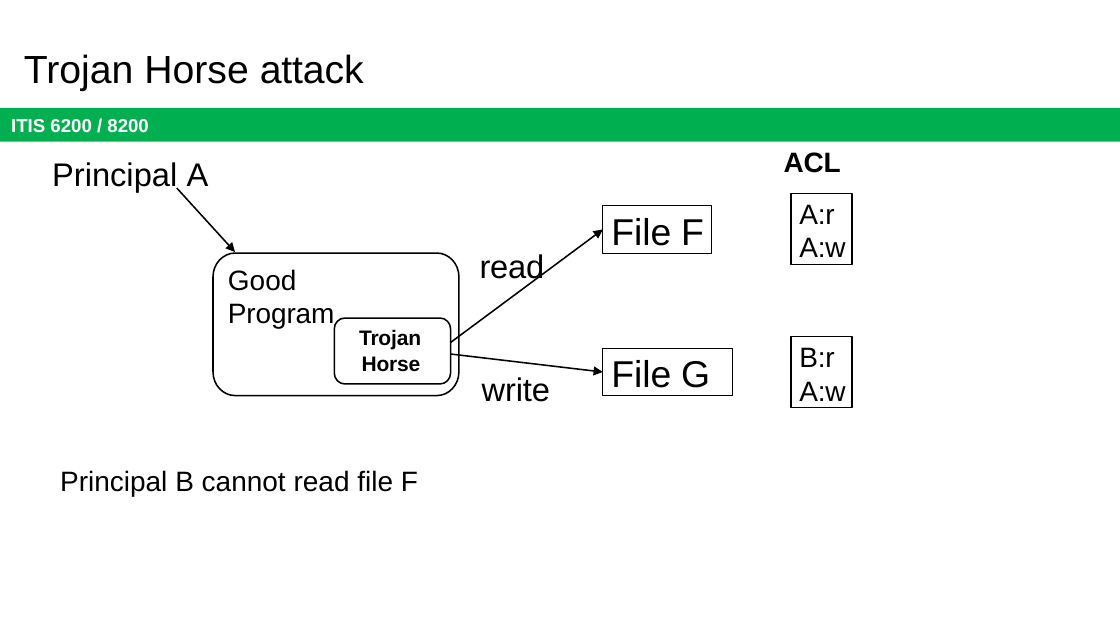
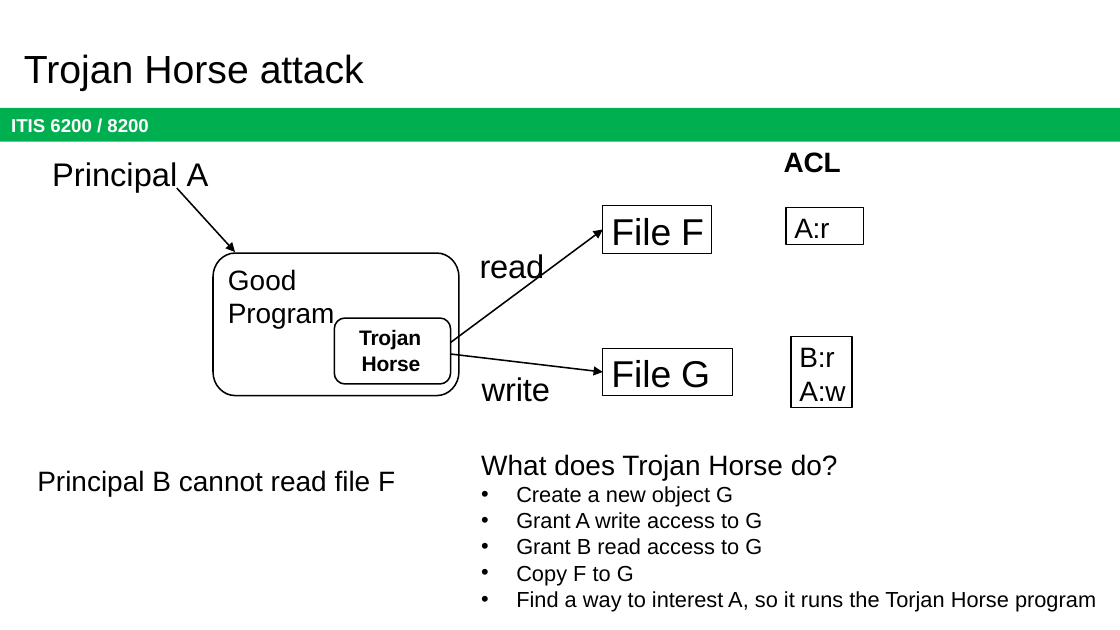
Before and after one commit to jx5c/github.io, a slide deck: slide 23 of teaching/ITIS6200/2023fa/lectures/lec09.pptx. Drawn at 1120x630 pixels with LibreOffice and Linux fonts; fonts in the diff are those of the drawing. Boxes give left, top, right and bottom in pixels: in the first picture for what was removed or moved away, otherwise in the second. Text is boxed around its words. In the diff, an @@ line names an element or a change of style, - is before the commit and + after.

```diff
--- a/teaching/ITIS6200/2023fa/lectures/lec09.pptx
+++ b/teaching/ITIS6200/2023fa/lectures/lec09.pptx
@@ rectangle "A:r": place and size @@
-rectangle "A:r" at bbox=[791, 194, 852, 264]
+rectangle "A:r" at bbox=[786, 208, 865, 245]
@@ text in rectangle at bbox=[799, 237, 845, 257]: paragraph removed @@
-A:w
@@ text "Principal B cannot read file ...": place and size @@
-text "Principal B cannot read file ..." at bbox=[60, 470, 418, 496]
+text "Principal B cannot read file ..." at bbox=[37, 470, 395, 496]
@@ text added at bbox=[481, 454, 1096, 611], 14 pt, text #000000 @@
+What does Trojan Horse do?
+• Create a new object G
+• Grant A write access to G
+• Grant B read access to G
+• Copy F to G
+• Find a way to interest A, so it runs the Torjan Horse program
```
Also in this commit, not shown: 15 other slides changed, 1 slide removed, 1 other file.
